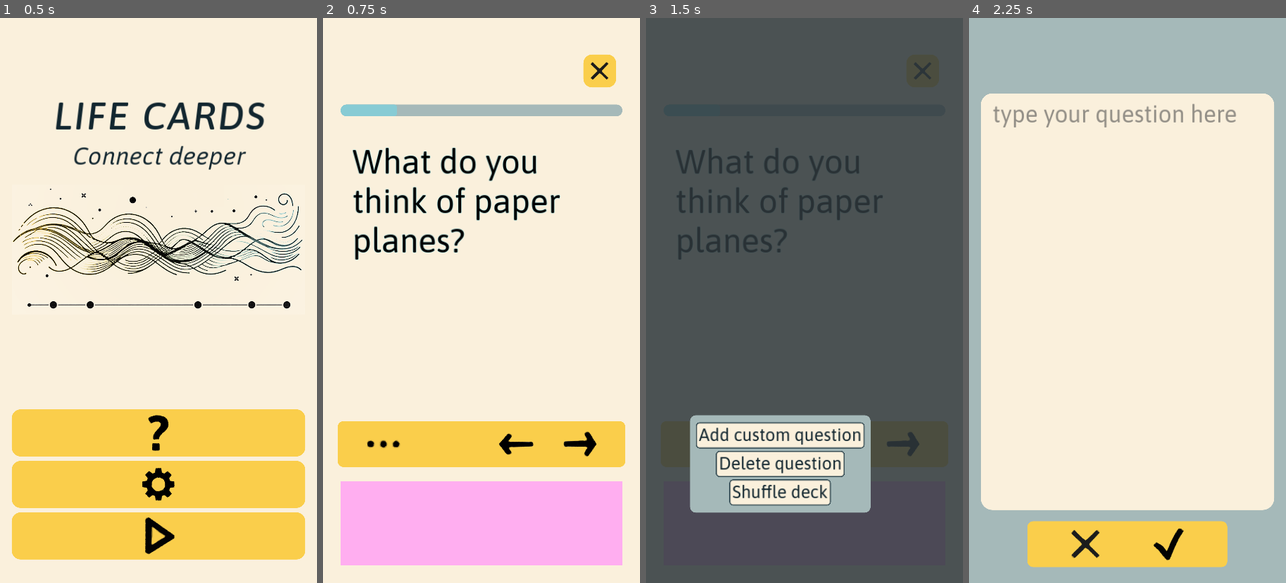
Above: before the commit, frames 1-4 (left to right).
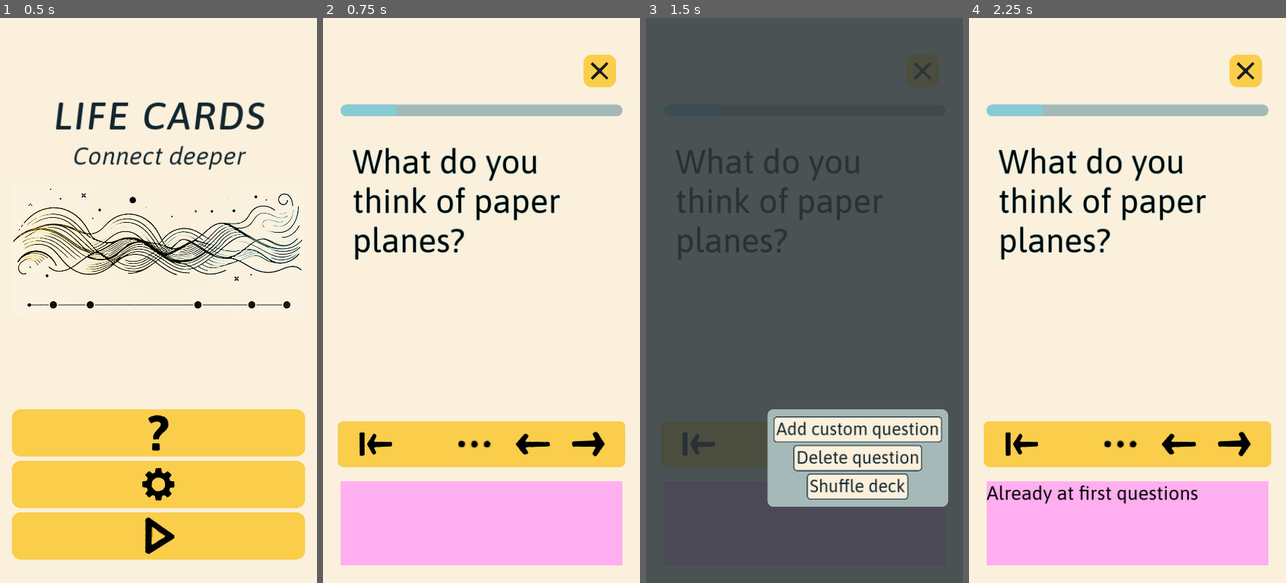
Above: after the commit, the same moments.

Repository: edoartworks/LifeCards
Game: Godot game, scene res://Game/screen_main.tscn
Two runs of this game, one before a commit and one after it. Both use one fixed random seed, a clock stepped at 60 frames per second and the inputs below.
Inputs (mouse positions are in pixels of both pictures, inside the frame that each line leads up to; where the layout moved, square brackets give the same spot in the first picture):
- Up to frame 1 (0.5 s): no input
- Up to frame 2 (0.75 s): click (481, 537) at 0.5 s
- Up to frame 3 (1.5 s): click (798, 441) [706, 441] at 1.25 s
- Up to frame 4 (2.25 s): click (1019, 441) at 2.02 s

Frame 1 is identical in both runs. In frame 2, 0.7% of the frame differs, in the area x 11-89%, y 73-78%; in frame 3, 13%; in frame 4, 49%, in the area x 0-100%, y 0-100%.

Commit message:
Added back to first card button

Diff:
--- a/Game/screen_card.gd
+++ b/Game/screen_card.gd
@@ -16,10 +16,6 @@
 	CARD = get_node(card_path)
 	MENU_OVERLAY = get_node(menu_overlay_path)
 	PROG_BAR = get_node(prog_bar_path)
-	if Global.DEBUG_MODE:
-		DEBUG_LOG = get_node(debug_log_lbl_path)
-		DEBUG_SCROLL = DEBUG_LOG.get_parent()
-		DEBUG_SCROLL.visible = true
 
 	SignalBus.card_swipe_left.connect(_on_btn_fwd_pressed)
 	SignalBus.card_swipe_right.connect(_on_btn_back_pressed)
@@ -33,6 +29,10 @@
 	refresh_card_text()
 	PROG_BAR.max_value = Global.QUESTIONS.size()
 	PROG_BAR.value = 1
+	if Global.DEBUG_MODE:
+		DEBUG_LOG = get_node(debug_log_lbl_path)
+		DEBUG_SCROLL = DEBUG_LOG.get_parent()
+		DEBUG_SCROLL.visible = true
 
 
 func _process(_delta: float) -> void:
@@ -66,6 +66,12 @@
 
 func refresh_card_text() -> void:
 	CARD.set_card_text(Global.QUESTIONS[Global.CURRENT_QUESTION_IDX])
+
+
+func set_card_to_first() -> void:
+	Global.CURRENT_QUESTION_IDX = 0
+	PROG_BAR.value = 1
+	refresh_card_text()
 
 
 func _on_btn_fwd_pressed() -> void:
@@ -115,10 +121,15 @@
 
 
 func _on_deck_shuffled() -> void:
-	Global.CURRENT_QUESTION_IDX = 0
-	PROG_BAR.value = 1
-	refresh_card_text()
+	set_card_to_first()
 
 
 func _on_btn_exit_pressed() -> void:
 	SignalBus.card_screen_exit_pressed.emit()
+
+
+func _on_btn_back_to_first_pressed() -> void:
+	if Global.CURRENT_QUESTION_IDX > 0:
+		set_card_to_first()
+	else:
+		Global.debug("Already at first questions")
--- a/Game/screen_card.tscn
+++ b/Game/screen_card.tscn
@@ -1,8 +1,9 @@
-[gd_scene load_steps=10 format=3 uid="uid://misl3tfjpq0x"]
+[gd_scene load_steps=11 format=3 uid="uid://misl3tfjpq0x"]
 
 [ext_resource type="Script" path="res://Game/screen_card.gd" id="1_6i3pm"]
 [ext_resource type="Texture2D" uid="uid://g70ufsqhcejp" path="res://Art/icon_cancel_small.png" id="2_vexda"]
 [ext_resource type="PackedScene" uid="uid://by76aqaw7clul" path="res://Game/card_02.tscn" id="3_80x67"]
+[ext_resource type="Texture2D" uid="uid://wyb84s0k8w42" path="res://Art/icon_arrow_start.png" id="5_f1xb2"]
 [ext_resource type="Texture2D" uid="uid://blqmevr5wam4q" path="res://Art/icon_dots.png" id="5_pv87m"]
 [ext_resource type="Texture2D" uid="uid://c5yy0o310pypc" path="res://Art/icon_arrow_l.png" id="6_8r6ww"]
 [ext_resource type="Texture2D" uid="uid://758uvwgicrj2" path="res://Art/icon_arrow.png" id="6_vlu3g"]
@@ -110,16 +111,28 @@
 custom_minimum_size = Vector2(0, 100)
 layout_mode = 2
 size_flags_horizontal = 3
+size_flags_stretch_ratio = 0.2
+
+[node name="btn_back_to_first" type="Button" parent="BG/cont_safe_area/VBoxContainer/cont_btns_bg/cont_btns"]
+layout_mode = 2
+action_mode = 0
+icon = ExtResource("5_f1xb2")
+icon_alignment = 1
+
+[node name="spacer5" type="Control" parent="BG/cont_safe_area/VBoxContainer/cont_btns_bg/cont_btns"]
+layout_mode = 2
+size_flags_horizontal = 3
+size_flags_stretch_ratio = 0.8
+
+[node name="btn_menu" type="Button" parent="BG/cont_safe_area/VBoxContainer/cont_btns_bg/cont_btns"]
+layout_mode = 2
+icon = ExtResource("5_pv87m")
+
+[node name="spacer7" type="Control" parent="BG/cont_safe_area/VBoxContainer/cont_btns_bg/cont_btns"]
+custom_minimum_size = Vector2(0, 100)
+layout_mode = 2
+size_flags_horizontal = 3
 size_flags_stretch_ratio = 0.25
-
-[node name="btn_menu" type="Button" parent="BG/cont_safe_area/VBoxContainer/cont_btns_bg/cont_btns"]
-layout_mode = 2
-icon = ExtResource("5_pv87m")
-
-[node name="spacer5" type="Control" parent="BG/cont_safe_area/VBoxContainer/cont_btns_bg/cont_btns"]
-custom_minimum_size = Vector2(0, 100)
-layout_mode = 2
-size_flags_horizontal = 3
 
 [node name="btn_back" type="Button" parent="BG/cont_safe_area/VBoxContainer/cont_btns_bg/cont_btns"]
 layout_mode = 2
@@ -131,7 +144,7 @@
 custom_minimum_size = Vector2(0, 100)
 layout_mode = 2
 size_flags_horizontal = 3
-size_flags_stretch_ratio = 0.25
+size_flags_stretch_ratio = 0.2
 
 [node name="btn_fwd" type="Button" parent="BG/cont_safe_area/VBoxContainer/cont_btns_bg/cont_btns"]
 layout_mode = 2
@@ -143,7 +156,7 @@
 custom_minimum_size = Vector2(0, 100)
 layout_mode = 2
 size_flags_horizontal = 3
-size_flags_stretch_ratio = 0.25
+size_flags_stretch_ratio = 0.2
 
 [node name="spacer2" type="Control" parent="BG/cont_safe_area/VBoxContainer"]
 custom_minimum_size = Vector2(0, 50)
@@ -181,19 +194,20 @@
 
 [node name="card_menu" parent="card_menu_overlay" instance=ExtResource("7_8jahr")]
 anchors_preset = -1
-anchor_left = 0.148
-anchor_top = 0.87
-anchor_right = 0.148
-anchor_bottom = 0.87
-offset_left = 0.160004
-offset_top = -310.4
-offset_right = 594.16
-offset_bottom = -0.400146
+anchor_left = 1.0
+anchor_top = 0.867
+anchor_right = 1.0
+anchor_bottom = 0.867
+offset_left = -656.0
+offset_top = -324.64
+offset_right = -62.0001
+offset_bottom = -14.6403
 grow_horizontal = 1
 grow_vertical = 1
 pivot_offset = Vector2(0, 310)
 
 [connection signal="pressed" from="BG/cont_safe_area/VBoxContainer/HBoxContainer/btn_exit" to="." method="_on_btn_exit_pressed"]
+[connection signal="pressed" from="BG/cont_safe_area/VBoxContainer/cont_btns_bg/cont_btns/btn_back_to_first" to="." method="_on_btn_back_to_first_pressed"]
 [connection signal="pressed" from="BG/cont_safe_area/VBoxContainer/cont_btns_bg/cont_btns/btn_menu" to="." method="_on_btn_menu_pressed"]
 [connection signal="pressed" from="BG/cont_safe_area/VBoxContainer/cont_btns_bg/cont_btns/btn_back" to="." method="_on_btn_back_pressed"]
 [connection signal="pressed" from="BG/cont_safe_area/VBoxContainer/cont_btns_bg/cont_btns/btn_fwd" to="." method="_on_btn_fwd_pressed"]
Binary file added: Art/icon_arrow_start.png
Not shown, added: Art/icon_arrow_start.png.import
